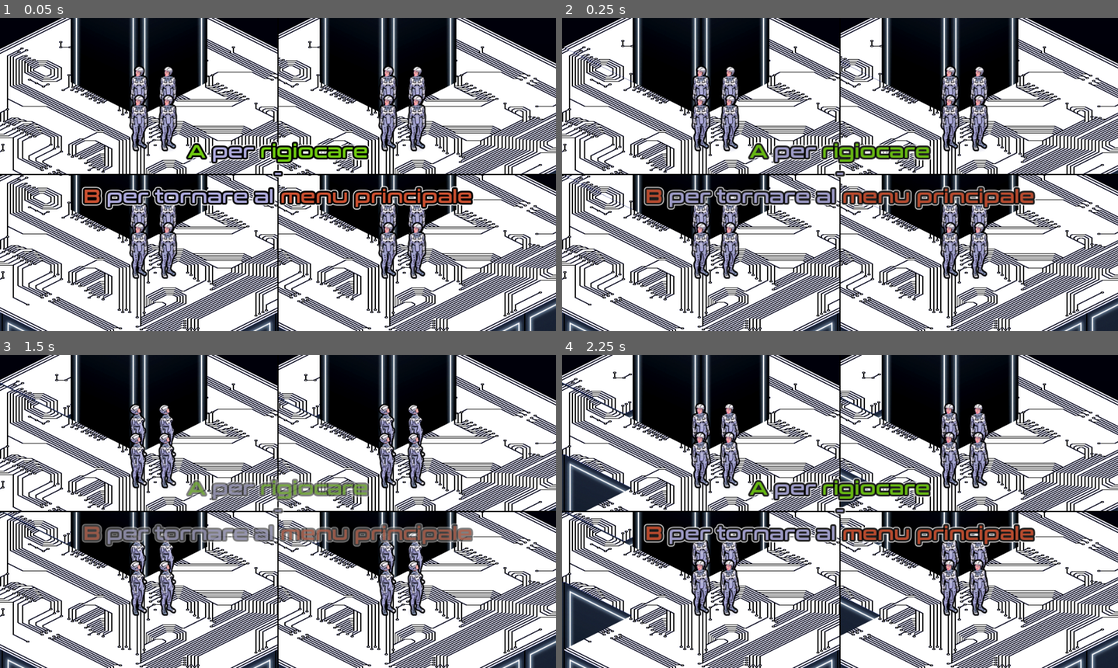
Above: before the commit, frames 1-4 (two rows, left to right).
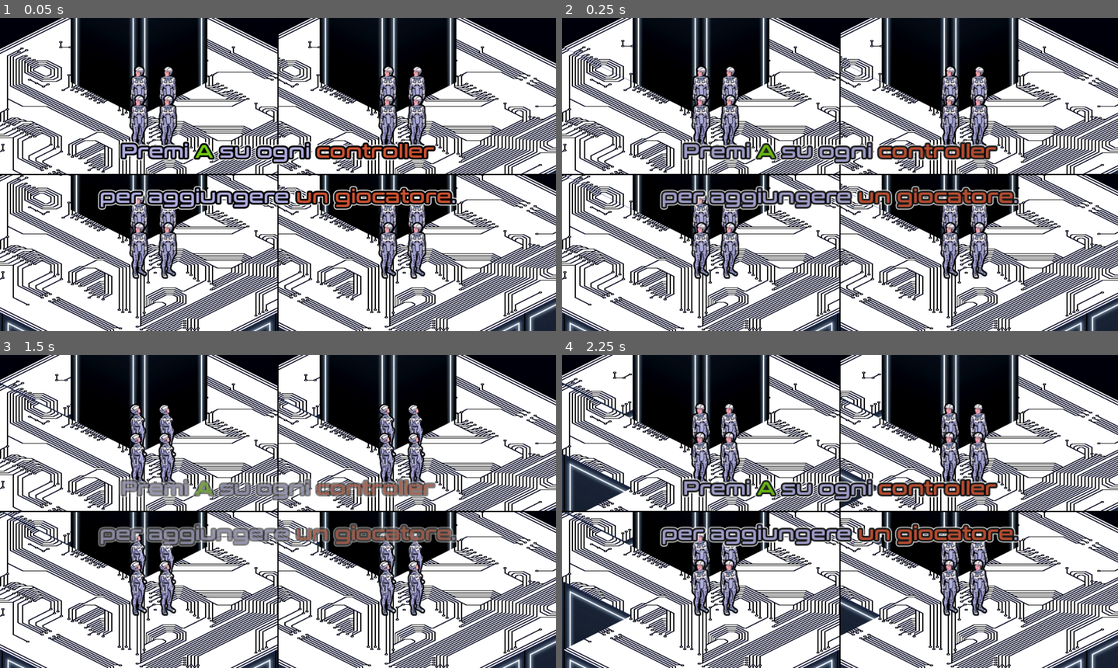
Above: after the commit, the same moments.

Repository: DomestiqueBaston/ERRORE_404_SPRINT_NON_TROVATO
Game: Godot game, scene res://TRASH/Test_Split_Screen.tscn
The game is run twice, just before and just after one commit, with the same random seed, the same clock (stepped at 60 frames per second) and the same inputs. The project has no main scene, so this scene is started directly.
Inputs:
- Up to frame 1 (0.05 s): no input
- Up to frame 2 (0.25 s): no input
- Up to frame 3 (1.5 s): hold Right (ui_right) 0.53-1.28 s; hold Down (ui_down) from 1.28 s (still down)
- Up to frame 4 (2.25 s): release Down (ui_down) at 2.03 s; hold Right (ui_right) from 2.03 s (still down)

The runs differ from the first frame. In frame 1, 5.1% of the frame differs, in the area x 14-86%, y 39-62%; in frame 2, 5.1%; in frame 3, 4.7%; in frame 4, 5.2%.

Commit message:
Update Test_Split_Screen.tscn

Diff:
--- a/TRASH/Test_Split_Screen.tscn
+++ b/TRASH/Test_Split_Screen.tscn
@@ -415,6 +415,19 @@
 shader_parameter/lifetime = 0.9
 shader_parameter/instance_offset = 4431.818210511355
 
+[sub_resource type="StyleBoxFlat" id="StyleBoxFlat_nkbw3"]
+bg_color = Color(1, 1, 1, 1)
+border_width_left = 2
+border_width_top = 2
+border_width_right = 2
+border_width_bottom = 2
+border_color = Color(0, 0, 0, 1)
+corner_radius_top_left = 4
+corner_radius_top_right = 4
+corner_radius_bottom_right = 4
+corner_radius_bottom_left = 4
+anti_aliasing = false
+
 [sub_resource type="ShaderMaterial" id="ShaderMaterial_lx2en"]
 shader = ExtResource("32_eou1j")
 shader_parameter/rect_count = 25
@@ -795,6 +808,63 @@
 color = Color(0.3882353, 0.1882353, 0.64705884, 1)
 metadata/_edit_lock_ = true
 
+[node name="Messages" type="Control" parent="Frames/Bugs_01"]
+visible = false
+anchors_preset = 0
+offset_right = 480.0
+offset_bottom = 270.0
+metadata/_edit_lock_ = true
+
+[node name="Message_1" type="RichTextLabel" parent="Frames/Bugs_01/Messages"]
+visible = false
+layout_mode = 1
+anchors_preset = 8
+anchor_left = 0.5
+anchor_top = 0.5
+anchor_right = 0.5
+anchor_bottom = 0.5
+offset_left = -194.0
+offset_top = -22.0
+offset_right = 194.0
+offset_bottom = 22.0
+grow_horizontal = 2
+grow_vertical = 2
+theme_override_constants/outline_size = 6
+theme_override_fonts/normal_font = ExtResource("31_nkbw3")
+theme_override_font_sizes/normal_font_size = 12
+theme_override_styles/normal = SubResource("StyleBoxFlat_nkbw3")
+bbcode_enabled = true
+text = "[color=#ed7252]È stata rilevata un’azione.
+Riavviare l’ordinatore per applicare le modifiche.[/color]"
+horizontal_alignment = 1
+vertical_alignment = 1
+metadata/_edit_lock_ = true
+
+[node name="Message_2" type="RichTextLabel" parent="Frames/Bugs_01/Messages"]
+visible = false
+layout_mode = 1
+anchors_preset = 8
+anchor_left = 0.5
+anchor_top = 0.5
+anchor_right = 0.5
+anchor_bottom = 0.5
+offset_left = -194.0
+offset_top = -28.5
+offset_right = 194.0
+offset_bottom = 28.5
+grow_horizontal = 2
+grow_vertical = 2
+theme_override_constants/outline_size = 6
+theme_override_fonts/normal_font = ExtResource("31_nkbw3")
+theme_override_font_sizes/normal_font_size = 12
+theme_override_styles/normal = SubResource("StyleBoxFlat_nkbw3")
+bbcode_enabled = true
+text = "[color=#92dc32]Algoritmo quantistico rilevato.
+Si prega di posizionare il computer in un luogo fresco per permettere l'esecuzione.[/color]"
+horizontal_alignment = 1
+vertical_alignment = 1
+metadata/_edit_lock_ = true
+
 [node name="Bugs_02" type="Control" parent="Frames"]
 custom_minimum_size = Vector2(480, 270)
 layout_mode = 3
@@ -857,6 +927,63 @@
 color = Color(0.7529412, 0.50980395, 0.078431375, 1)
 metadata/_edit_lock_ = true
 
+[node name="Messages" type="Control" parent="Frames/Bugs_02"]
+visible = false
+anchors_preset = 0
+offset_right = 480.0
+offset_bottom = 270.0
+metadata/_edit_lock_ = true
+
+[node name="Message_1" type="RichTextLabel" parent="Frames/Bugs_02/Messages"]
+visible = false
+layout_mode = 1
+anchors_preset = 8
+anchor_left = 0.5
+anchor_top = 0.5
+anchor_right = 0.5
+anchor_bottom = 0.5
+offset_left = -194.0
+offset_top = -22.0
+offset_right = 194.0
+offset_bottom = 22.0
+grow_horizontal = 2
+grow_vertical = 2
+theme_override_constants/outline_size = 6
+theme_override_fonts/normal_font = ExtResource("31_nkbw3")
+theme_override_font_sizes/normal_font_size = 12
+theme_override_styles/normal = SubResource("StyleBoxFlat_nkbw3")
+bbcode_enabled = true
+text = "[color=#ed7252]È stata rilevata un’azione.
+Riavviare l’ordinatore per applicare le modifiche.[/color]"
+horizontal_alignment = 1
+vertical_alignment = 1
+metadata/_edit_lock_ = true
+
+[node name="Message_2" type="RichTextLabel" parent="Frames/Bugs_02/Messages"]
+visible = false
+layout_mode = 1
+anchors_preset = 8
+anchor_left = 0.5
+anchor_top = 0.5
+anchor_right = 0.5
+anchor_bottom = 0.5
+offset_left = -194.0
+offset_top = -28.5
+offset_right = 194.0
+offset_bottom = 28.5
+grow_horizontal = 2
+grow_vertical = 2
+theme_override_constants/outline_size = 6
+theme_override_fonts/normal_font = ExtResource("31_nkbw3")
+theme_override_font_sizes/normal_font_size = 12
+theme_override_styles/normal = SubResource("StyleBoxFlat_nkbw3")
+bbcode_enabled = true
+text = "[color=#92dc32]Algoritmo quantistico rilevato.
+Si prega di posizionare il computer in un luogo fresco per permettere l'esecuzione.[/color]"
+horizontal_alignment = 1
+vertical_alignment = 1
+metadata/_edit_lock_ = true
+
 [node name="Bugs_03" type="Control" parent="Frames"]
 custom_minimum_size = Vector2(480, 270)
 layout_mode = 3
@@ -917,6 +1044,63 @@
 offset_right = 480.0
 offset_bottom = 270.0
 color = Color(0.16470589, 0.5529412, 0.8352941, 1)
+metadata/_edit_lock_ = true
+
+[node name="Messages" type="Control" parent="Frames/Bugs_03"]
+visible = false
+anchors_preset = 0
+offset_right = 480.0
+offset_bottom = 270.0
+metadata/_edit_lock_ = true
+
+[node name="Message_1" type="RichTextLabel" parent="Frames/Bugs_03/Messages"]
+visible = false
+layout_mode = 1
+anchors_preset = 8
+anchor_left = 0.5
+anchor_top = 0.5
+anchor_right = 0.5
+anchor_bottom = 0.5
+offset_left = -194.0
+offset_top = -22.0
+offset_right = 194.0
+offset_bottom = 22.0
+grow_horizontal = 2
+grow_vertical = 2
+theme_override_constants/outline_size = 6
+theme_override_fonts/normal_font = ExtResource("31_nkbw3")
+theme_override_font_sizes/normal_font_size = 12
+theme_override_styles/normal = SubResource("StyleBoxFlat_nkbw3")
+bbcode_enabled = true
+text = "[color=#ed7252]È stata rilevata un’azione.
+Riavviare l’ordinatore per applicare le modifiche.[/color]"
+horizontal_alignment = 1
+vertical_alignment = 1
+metadata/_edit_lock_ = true
+
+[node name="Message_2" type="RichTextLabel" parent="Frames/Bugs_03/Messages"]
+visible = false
+layout_mode = 1
+anchors_preset = 8
+anchor_left = 0.5
+anchor_top = 0.5
+anchor_right = 0.5
+anchor_bottom = 0.5
+offset_left = -194.0
+offset_top = -28.5
+offset_right = 194.0
+offset_bottom = 28.5
+grow_horizontal = 2
+grow_vertical = 2
+theme_override_constants/outline_size = 6
+theme_override_fonts/normal_font = ExtResource("31_nkbw3")
+theme_override_font_sizes/normal_font_size = 12
+theme_override_styles/normal = SubResource("StyleBoxFlat_nkbw3")
+bbcode_enabled = true
+text = "[color=#92dc32]Algoritmo quantistico rilevato.
+Si prega di posizionare il computer in un luogo fresco per permettere l'esecuzione.[/color]"
+horizontal_alignment = 1
+vertical_alignment = 1
 metadata/_edit_lock_ = true
 
 [node name="Bugs_04" type="Control" parent="Frames"]
@@ -982,6 +1166,63 @@
 color = Color(0.49019608, 0.74509805, 0.27058825, 1)
 metadata/_edit_lock_ = true
 
+[node name="Messages" type="Control" parent="Frames/Bugs_04"]
+visible = false
+anchors_preset = 0
+offset_right = 480.0
+offset_bottom = 270.0
+metadata/_edit_lock_ = true
+
+[node name="Message_1" type="RichTextLabel" parent="Frames/Bugs_04/Messages"]
+visible = false
+layout_mode = 1
+anchors_preset = 8
+anchor_left = 0.5
+anchor_top = 0.5
+anchor_right = 0.5
+anchor_bottom = 0.5
+offset_left = -194.0
+offset_top = -22.0
+offset_right = 194.0
+offset_bottom = 22.0
+grow_horizontal = 2
+grow_vertical = 2
+theme_override_constants/outline_size = 6
+theme_override_fonts/normal_font = ExtResource("31_nkbw3")
+theme_override_font_sizes/normal_font_size = 12
+theme_override_styles/normal = SubResource("StyleBoxFlat_nkbw3")
+bbcode_enabled = true
+text = "[color=#ed7252]È stata rilevata un’azione.
+Riavviare l’ordinatore per applicare le modifiche.[/color]"
+horizontal_alignment = 1
+vertical_alignment = 1
+metadata/_edit_lock_ = true
+
+[node name="Message_2" type="RichTextLabel" parent="Frames/Bugs_04/Messages"]
+visible = false
+layout_mode = 1
+anchors_preset = 8
+anchor_left = 0.5
+anchor_top = 0.5
+anchor_right = 0.5
+anchor_bottom = 0.5
+offset_left = -194.0
+offset_top = -28.5
+offset_right = 194.0
+offset_bottom = 28.5
+grow_horizontal = 2
+grow_vertical = 2
+theme_override_constants/outline_size = 6
+theme_override_fonts/normal_font = ExtResource("31_nkbw3")
+theme_override_font_sizes/normal_font_size = 12
+theme_override_styles/normal = SubResource("StyleBoxFlat_nkbw3")
+bbcode_enabled = true
+text = "[color=#92dc32]Algoritmo quantistico rilevato.
+Si prega di posizionare il computer in un luogo fresco per permettere l'esecuzione.[/color]"
+horizontal_alignment = 1
+vertical_alignment = 1
+metadata/_edit_lock_ = true
+
 [node name="Horizontal" type="Line2D" parent="Frames"]
 position = Vector2(0, 270)
 points = PackedVector2Array(0, 0, 960, 0)
@@ -1002,6 +1243,7 @@
 metadata/_edit_lock_ = true
 
 [node name="Info_Replay_Game" type="RichTextLabel" parent="Frames/Info_Overlay"]
+visible = false
 layout_mode = 1
 anchors_preset = 15
 anchor_right = 1.0
@@ -1028,7 +1270,6 @@
 metadata/_edit_lock_ = true
 
 [node name="Info_Player_Number" type="RichTextLabel" parent="Frames/Info_Overlay"]
-visible = false
 layout_mode = 1
 anchors_preset = 15
 anchor_right = 1.0
Not shown: 1 places in TRASH/Test_Split_Screen.tscn that only renumber resources
